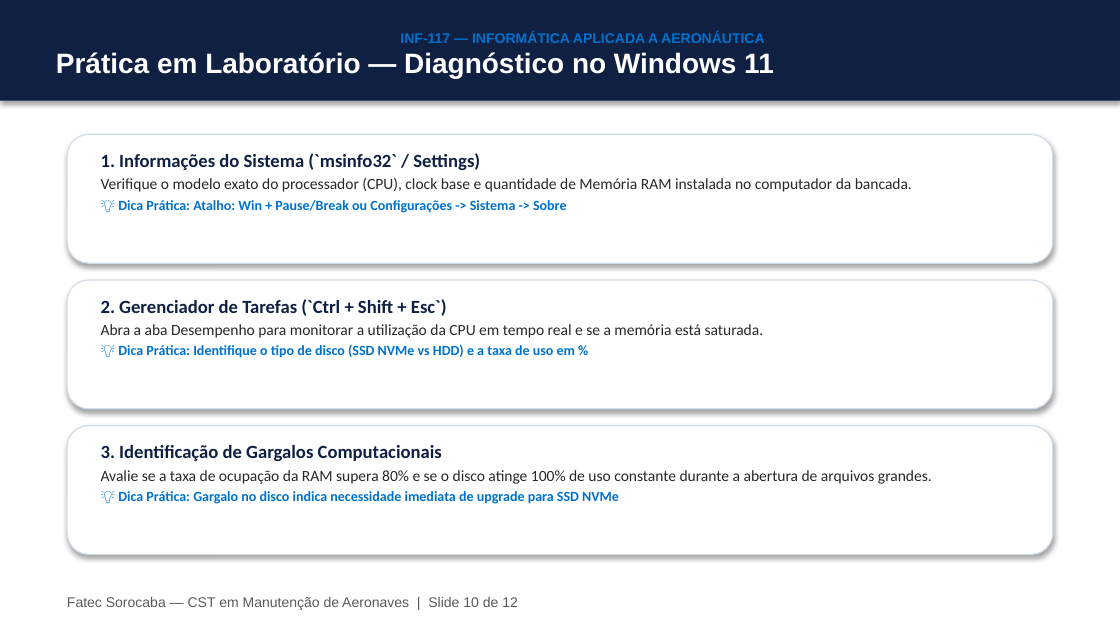
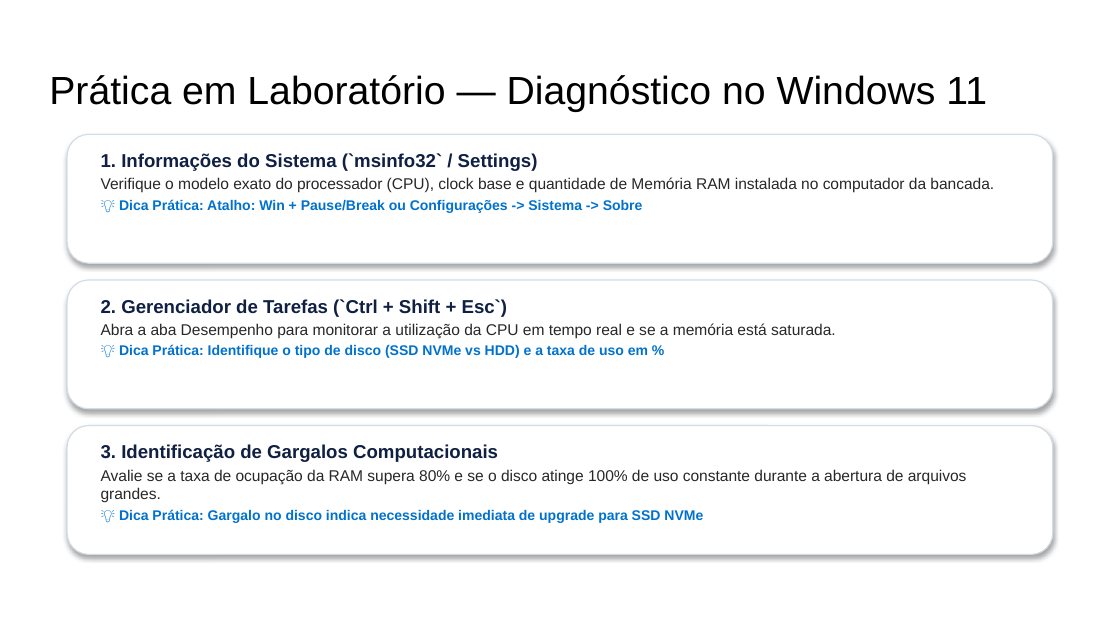
Before and after one commit to profAndreSouza/Material, a slide deck: slide 10 of Informática Aplicada a Aeronáutica/Slides/Slides_Aula_01_Hardware_e_Estacoes_de_Trabalho.pptx. Drawn at 1120x630 pixels with LibreOffice and Linux fonts; fonts in the diff are those of the drawing; background and template pictures are left out. Boxes give left, top, right and bottom in pixels: in the first picture for what was removed or moved away, otherwise in the second. Text is boxed around its words. In the diff, an @@ line names an element or a change of style, - is before the commit and + after.

```diff
--- a/Informática Aplicada a Aeronáutica/Slides/Slides_Aula_01_Hardware_e_Estacoes_de_Trabalho.pptx
+++ b/Informática Aplicada a Aeronáutica/Slides/Slides_Aula_01_Hardware_e_Estacoes_de_Trabalho.pptx
@@ title "Prática em Laboratório — Diagnóstico ...": place and size @@
-title "Prática em Laboratório — Diagnóstico ..." at (0,0,1120,101)
+title "Prática em Laboratório — Diagnóstico ..." at (49,75,987,112)
@@ title "Prática em Laboratório — Diagnóstico ..." at (49,75,987,112): size 18 to 25.2 pt, text colour #FFFFFF to #000000, bold off; vertical alignment middle to top; fill #0F2043 to none; shadow off @@
@@ title at (400,31,764,43): paragraph removed @@
-INF-117 — INFORMÁTICA APLICADA A AERONÁUTICA
@@ font Calibri to Arial in 3 elements at (101,153,994,213), (101,299,836,358), (101,444,967,523) @@
@@ text removed at (67,597,518,610) @@
-Fatec Sorocaba — CST em Manutenção de Aeronaves | Slide 10 de 12
```
Also in this commit, not shown: 10 other slides changed, 1 slide removed, 4 other files.
